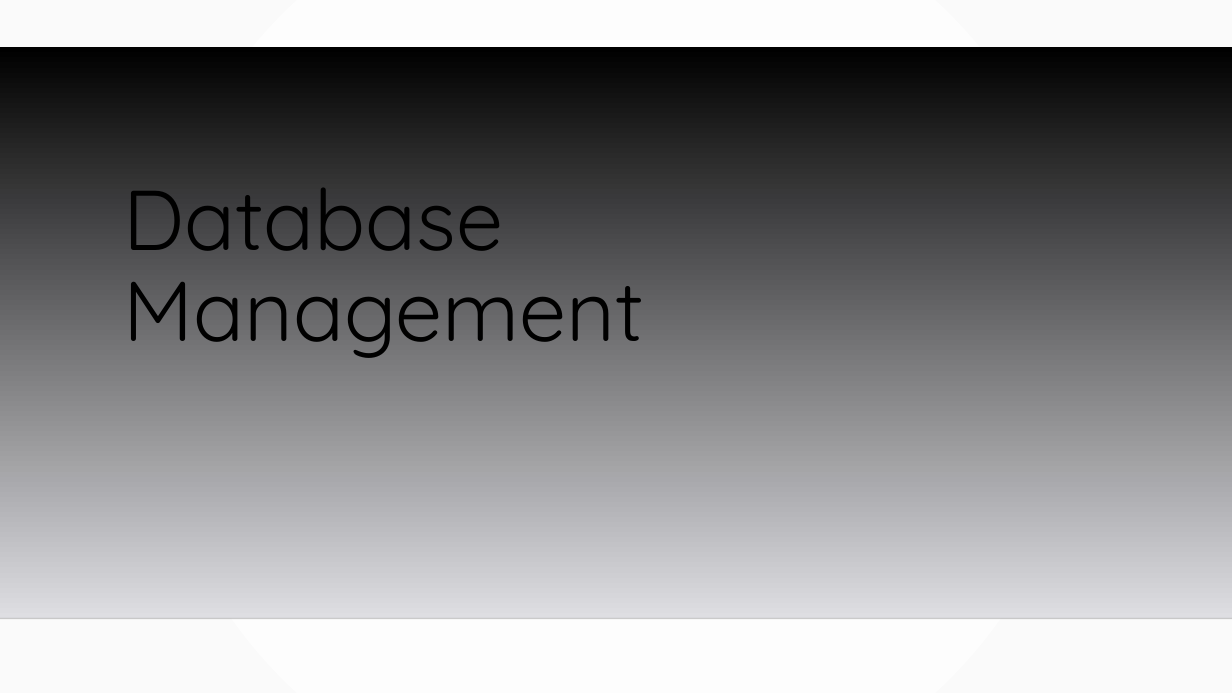
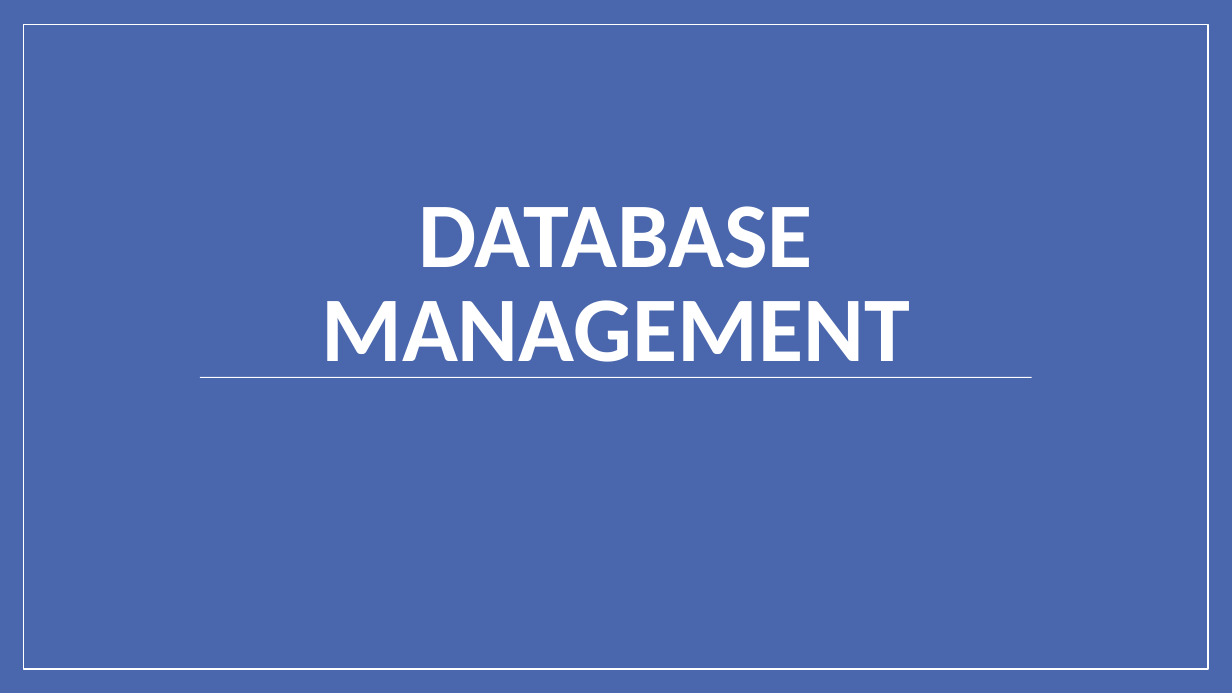
Before and after one commit to MGIS-UMN/GIS5577_week3, a slide deck: slide 1 of Database_Management.odp. Drawn at 1232x693 pixels with LibreOffice and Linux fonts; fonts in the diff are those of the drawing; background and template pictures are left out. Boxes give left, top, right and bottom in pixels: in the first picture for what was removed or moved away, otherwise in the second. Text is boxed around its words. In the diff, an @@ line names an element or a change of style, - is before the commit and + after.

```diff
--- a/Database_Management.odp
+++ b/Database_Management.odp
@@ background gradient #FFFFFF to #FAFAFA to #4A66AC @@
@@ freeform shape resized from (x1=0, y1=47, x2=1232, y2=618) to (x1=23, y1=25, x2=1208, y2=670) @@
@@ freeform shape at (x1=23, y1=25, x2=1208, y2=670): fill gradient #000000 to #DEDEE2 to #FFFFFF @@
@@ freeform shape added at (x1=23, y1=25, x2=1208, y2=670), fill #4A66AC, outline #FFFFFF 0.99 pt @@
@@ title at (x1=321, y1=206, x2=909, y2=378): text changed; size 66 to 72 pt; font Quicksand to Calibri; text colour #000000 to #FFFFFF; bold on @@
-Database Management
+DATABASE MANAGEMENT
@@ line added from (200, 377) to (1031, 377), #FFFFFF 0.79 pt @@
@@ line removed from (0, 618) to (1232, 618) @@
```
Also in this commit, not shown: 38 other slides changed.
